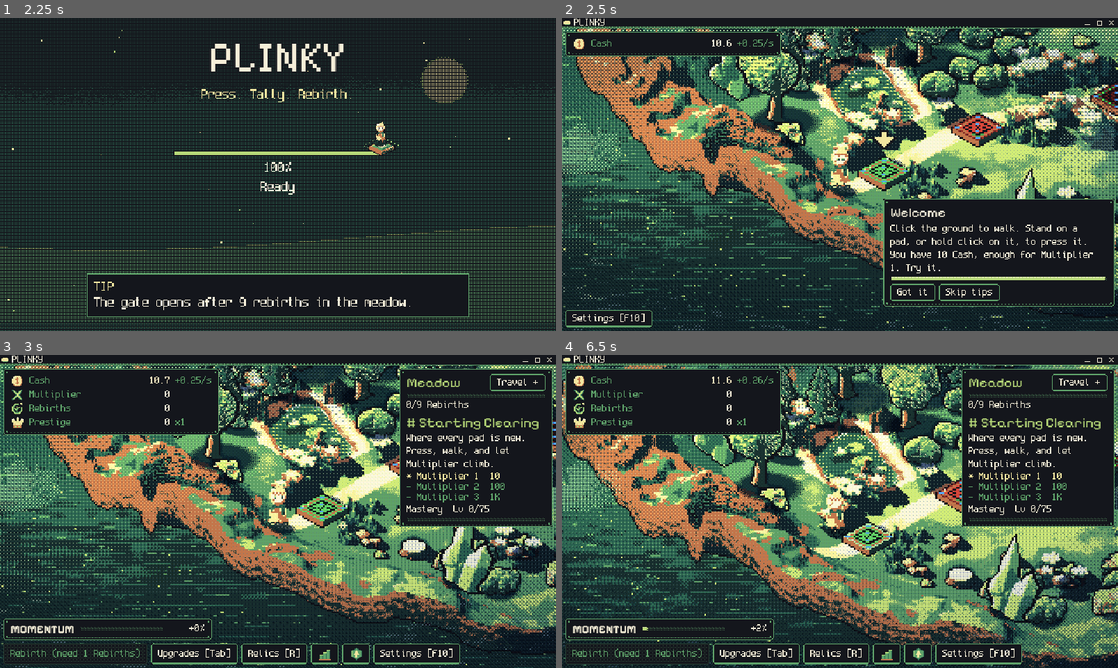
Above: before the commit, frames 1-4 (two rows, left to right).
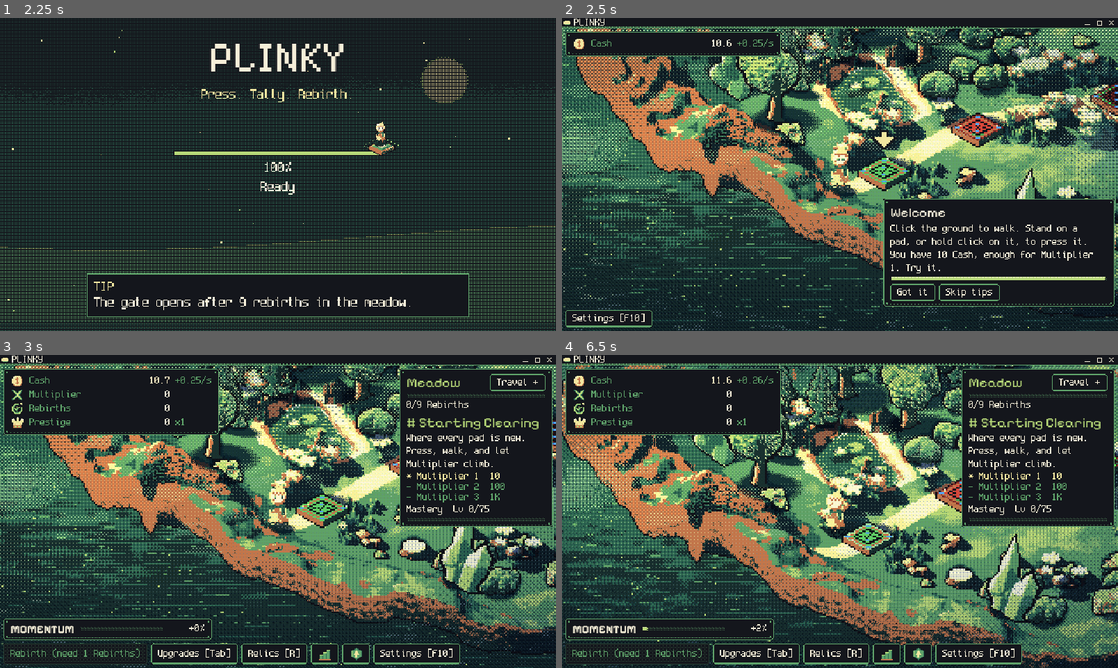
Above: after the commit, the same moments.

Repository: FreezingShock/Plinky
Game: Godot game, scene res://boot/boot.tscn
The game is run twice, just before and just after one commit, with the same random seed, the same clock (stepped at 60 frames per second) and the same inputs.
Inputs (mouse positions are in pixels of both pictures, inside the frame that each line leads up to):
- Up to frame 1 (2.25 s): tap Enter (ui_accept) at 0.5, 0.77, 1.07 s; move the mouse to (400, 158) at 0.52 s; hold D 0.53-1.25 s; tap Space at 0.6 s; click (400, 158) at 0.67 s; drag from (166, 190) to (250, 237) at 1.27 s; move the mouse to (333, 105) at 2.02 s; hold D from 2.03 s (still down); tap 2 at 2.1 s; click (333, 105) at 2.17 s
- Up to frame 2 (2.5 s): keep holding D
- Up to frame 3 (3 s): release D at 2.75 s; click "Skip tips" at 2.75 s
- Up to frame 4 (6.5 s): drag from (812, 574) to (673, 464) at 3.52 s; move the mouse to (1006, 558) at 4.27 s; hold A (plinky_left) 4.28-5 s; tap 1 at 4.35 s; click (1006, 558) at 4.42 s; tap Enter (ui_accept) at 4.52, 4.82 s; drag from (673, 464) to (756, 433) at 5.02 s; move the mouse to (867, 511) at 5.77 s; hold Escape (plinky_back) from 5.78 s (still down); tap 3 at 5.85 s; click (867, 511) at 5.92 s

Frame 1 is identical in both runs. In frame 2, 6.4% of the frame differs, in the area x 0-100%, y 3-100%; in frame 3, 5.0%; in frame 4, 7.4%.

Commit message:
Lighting stages 4 and 5: ground fog, real midnight and noon grade, PC pass fixes (#91)
* Lighting stage 1: full-frame light pass and stronger sky tuning

Co-Authored-By: Claude Sonnet 5.5 <noreply@anthropic.com>
Claude-Session: https://claude.ai/code/session_01Pmx9dTS6r51kioaAYdxq1L

* Lighting stage 3: genuinely dark night, wider light pools

Co-Authored-By: Claude Sonnet 5.5 <noreply@anthropic.com>
Claude-Session: https://claude.ai/code/session_01Pmx9dTS6r51kioaAYdxq1L

* Night: use a separate night_shade so the model stays smooth

Co-Authored-By: Claude Sonnet 5.5 <noreply@anthropic.com>
Claude-Session: https://claude.ai/code/session_01Pmx9dTS6r51kioaAYdxq1L

* Lighting stage 2a: ground G-buffer, per-texel relight with cast shadows, F6 debug view

Terrain materials are codes 100-109 and were excluded from the relight range, so the ground was never relit. Widen the range, ship the G-buffer, push strengths hard.

Co-Authored-By: Claude Sonnet 5.5 <noreply@anthropic.com>
Claude-Session: https://claude.ai/code/session_01Pmx9dTS6r51kioaAYdxq1L

* Ground shader: no return in fragment (debug views set COLOR at the end)

Co-Authored-By: Claude Sonnet 5.5 <noreply@anthropic.com>
Claude-Session: https://claude.ai/code/session_01Pmx9dTS6r51kioaAYdxq1L

* Pin vignette dither to the world; Larkmoor ground G-buffer and relight

Co-Authored-By: Claude Sonnet 5.5 <noreply@anthropic.com>
Claude-Session: https://claude.ai/code/session_01Pmx9dTS6r51kioaAYdxq1L

* Pads cast a sun-following shadow

Co-Authored-By: Claude Sonnet 5.5 <noreply@anthropic.com>
Claude-Session: https://claude.ai/code/session_01Pmx9dTS6r51kioaAYdxq1L

* Test: shadow count includes pads

Co-Authored-By: Claude Sonnet 5.5 <noreply@anthropic.com>
Claude-Session: https://claude.ai/code/session_01Pmx9dTS6r51kioaAYdxq1L

* Test: avoid pads name clash

Co-Authored-By: Claude Sonnet 5.5 <noreply@anthropic.com>
Claude-Session: https://claude.ai/code/session_01Pmx9dTS6r51kioaAYdxq1L

* Test: unique name for shadow pad count

Co-Authored-By: Claude Sonnet 5.5 <noreply@anthropic.com>
Claude-Session: https://claude.ai/code/session_01Pmx9dTS6r51kioaAYdxq1L

* Test: restore original pads variable

Co-Authored-By: Claude Sonnet 5.5 <noreply@anthropic.com>
Claude-Session: https://claude.ai/code/session_01Pmx9dTS6r51kioaAYdxq1L

* Lighting stages 4 and 5: drifting ground fog, real midnight and warm noon grade

Co-Authored-By: Claude Sonnet 5.5 <noreply@anthropic.com>
Claude-Session: https://claude.ai/code/session_01Pmx9dTS6r51kioaAYdxq1L

* Pad shadows stronger, tame noon exposure, exact vignette origin

Co-Authored-By: Claude Sonnet 5.5 <noreply@anthropic.com>
Claude-Session: https://claude.ai/code/session_01Pmx9dTS6r51kioaAYdxq1L

---------

Co-authored-by: Claude <noreply@anthropic.com>

Diff:
--- a/content/config/sky.tres
+++ b/content/config/sky.tres
@@ -4,11 +4,11 @@
 
 [sub_resource type="Gradient" id="g_tint"]
 offsets = PackedFloat32Array(0, 0.2, 0.27, 0.36, 0.5, 0.64, 0.73, 0.8, 1.0)
-colors = PackedColorArray(1, 1, 1, 1, 1, 1, 1, 1, 1.0, 0.72, 0.66, 1, 1.0, 0.92, 0.82, 1, 1.0, 1.0, 0.97, 1, 1.0, 0.93, 0.8, 1, 1.0, 0.66, 0.52, 1, 0.85, 0.6, 0.75, 1, 1, 1, 1, 1)
+colors = PackedColorArray(0.62, 0.7, 1, 1, 0.75, 0.7, 0.95, 1, 1.0, 0.72, 0.66, 1, 1.0, 0.92, 0.82, 1, 1.0, 0.98, 0.9, 1, 1.0, 0.93, 0.8, 1, 1.0, 0.66, 0.52, 1, 0.85, 0.6, 0.75, 1, 0.62, 0.7, 1, 1)
 
 [sub_resource type="Gradient" id="g_amt"]
 offsets = PackedFloat32Array(0, 0.2, 0.27, 0.36, 0.5, 0.64, 0.73, 0.8, 1.0)
-colors = PackedColorArray(0, 0, 0, 1, 0.1, 0.1, 0.1, 1, 0.85, 0.85, 0.85, 1, 0.3, 0.3, 0.3, 1, 0.2, 0.2, 0.2, 1, 0.6, 0.6, 0.6, 1, 0.8, 0.8, 0.8, 1, 0.7, 0.7, 0.7, 1, 0, 0, 0, 1)
+colors = PackedColorArray(0.6, 0.6, 0.6, 1, 0.5, 0.5, 0.5, 1, 0.85, 0.85, 0.85, 1, 0.3, 0.3, 0.3, 1, 0.15, 0.15, 0.15, 1, 0.6, 0.6, 0.6, 1, 0.8, 0.8, 0.8, 1, 0.7, 0.7, 0.7, 1, 0.6, 0.6, 0.6, 1)
 
 [sub_resource type="Gradient" id="g_haze"]
 offsets = PackedFloat32Array(0, 0.2, 0.27, 0.36, 0.5, 0.64, 0.73, 0.8, 1.0)
@@ -59,9 +59,10 @@
 mist_drift_seconds = 90.0
 light_side = 0.6
 light_split = 0.55
-light_lift = 0.22
+light_lift = 0.12
 night_shade = 0.97
 ground_relight = 2.2
 ground_shadow = 1.2
 ground_ao = 0.5
 ground_fog = 0.45
+fog_ground = 0.8
--- a/data/sky_config.gd
+++ b/data/sky_config.gd
@@ -79,7 +79,9 @@
 ## Highlight-warm / shadow-cool split by luminance, 0..1.
 @export var light_split: float = 0.55
 ## How much brighter a lit texel gets, 0..1.
-@export var light_lift: float = 0.22
+@export var light_lift: float = 0.12
+## Drifting fog over the land (ground_fog.gdshader), 0..1. Scaled by the mist curve: thickest at dawn and dusk and in rain.
+@export var fog_ground: float = 0.8
 ## Horizon haze density over the far mountains, 0..1.
 @export var haze_strength: float = 0.6
 ## Drifting mist over the water, 0..1.
--- /dev/null
+++ b/render/shaders/ground_fog.gdshader
@@ -0,0 +1,45 @@
+shader_type canvas_item;
+// Drifting ground fog over the land. Two slow bands of streaky noise slide sideways at different speeds, thicker
+// toward the top (far) of the frame. A texel takes the fog colour when the density beats the 4x4 Bayer matrix in
+// WORLD texels (wpos), so the dots move with the ground, never with the screen.
+uniform vec3 fog_col : source_color = vec3(0.72, 0.86, 0.72);
+uniform float amount = 0.0;      // 0..1, scaled by time of day and weather in SkyCycle
+uniform float drift = 0.0;       // integer texels the fog has drifted
+uniform float top_y = -60.0;     // world y of the far edge of the frame
+uniform float span_y = 420.0;    // world height the fog gradient covers
+
+const int BAYER[16] = int[16](0, 8, 2, 10, 12, 4, 14, 6, 3, 11, 1, 9, 15, 7, 13, 5);
+varying vec2 wpos;
+
+float bayer4(ivec2 p) {
+	ivec2 q = p & ivec2(3);
+	return (float(BAYER[q.y * 4 + q.x]) + 0.5) / 16.0;
+}
+
+float hash(vec2 p) {
+	return fract(sin(dot(p, vec2(12.9898, 78.233))) * 43758.5453);
+}
+
+float vnoise(vec2 p) {
+	vec2 i = floor(p);
+	vec2 f = fract(p);
+	f = f * f * (3.0 - 2.0 * f);
+	return mix(mix(hash(i), hash(i + vec2(1.0, 0.0)), f.x), mix(hash(i + vec2(0.0, 1.0)), hash(i + vec2(1.0, 1.0)), f.x), f.y);
+}
+
+void vertex() {
+	wpos = (MODEL_MATRIX * vec4(VERTEX, 0.0, 1.0)).xy;
+}
+
+void fragment() {
+	ivec2 t = ivec2(floor(wpos));
+	vec2 p = vec2(t) + 0.5;
+	float far_k = 1.0 - clamp((p.y - top_y) / span_y, 0.0, 1.0);
+	float n = vnoise(vec2((p.x - drift) * 0.018, p.y * 0.07)) * 0.6 + vnoise(vec2((p.x - drift * 1.8) * 0.045 + 11.0, p.y * 0.16)) * 0.4;
+	float dens = amount * smoothstep(0.32, 0.78, n) * (0.35 + 0.65 * far_k);
+	if (dens > bayer4(t) * 0.6 + 0.04) {
+		COLOR = vec4(fog_col, 0.55);
+	} else {
+		COLOR = vec4(0.0);
+	}
+}
--- a/render/shaders/light_grade.gdshader
+++ b/render/shaders/light_grade.gdshader
@@ -42,7 +42,7 @@
 		c *= shade_col;
 	}
 	// luminance split on the offset half of the matrix, so the two patterns interleave
-	float hi = smoothstep(0.50, 0.85, lum) * split_amount;
+	float hi = smoothstep(0.66, 0.95, lum) * split_amount;
 	float lo = (1.0 - smoothstep(0.12, 0.45, lum)) * split_amount;
 	if (thr2 < hi) {
 		c = c * (1.0 + lift * 0.6) * mix(vec3(1.0), light_col * 1.2, 0.7);
--- a/world/larkmoor_scene.gd
+++ b/world/larkmoor_scene.gd
@@ -117,7 +117,7 @@
 				_sky.add_light(Vector2(a.sx, a.sy), cfg.pool_gate_radius, 0.8)
 			"pad":
 				_sky.add_light(Vector2(a.sx, a.sy), cfg.pool_pad_radius, 0.45)
-				_shadows.add_blob(Vector2(a.sx, a.sy), 22.0, 9.0)
+				_shadows.add_blob(Vector2(a.sx, a.sy), 26.0, 18.0)
 	_sky.add_light(Vector2.ZERO, cfg.pool_walker_radius, 0.7, &"walker")
 
 
--- a/world/meadow3d_scene.gd
+++ b/world/meadow3d_scene.gd
@@ -8,7 +8,7 @@
 
 ## Prop kinds that sway in the wind (world/sky_cycle.gd). Rocks and crystals stay put.
 ## Cast shadow of a pad slab: width in texels and the height it stretches from (the slab is about 3 texels thick).
-const PAD_SHADOW: Vector2 = Vector2(22.0, 9.0)
+const PAD_SHADOW: Vector2 = Vector2(26.0, 18.0)
 const SWAY_KINDS: PackedStringArray = ["oak", "pine", "bush"]
 
 var _data: Dictionary = {}
--- a/world/screen_light.gd
+++ b/world/screen_light.gd
@@ -31,8 +31,9 @@
 	if world_ref != null and is_instance_valid(world_ref):
 		var xf: Transform2D = world_ref.get_global_transform_with_canvas()
 		var sc: float = maxf(xf.x.length(), 0.001)
-		# snap to whole texels so the pattern steps with the camera and never shimmers
-		_mat.set_shader_parameter("w_origin", Vector2(roundf(xf.origin.x), roundf(xf.origin.y)))
+		# exact origin: rounding it to whole screen pixels slipped the pattern against the ground when the camera
+		# offset is fractional (Larkmoor at zoom 3), so the shader floors in world texels instead
+		_mat.set_shader_parameter("w_origin", xf.origin)
 		_mat.set_shader_parameter("w_scale", sc)
 
 
--- a/world/sky_cycle.gd
+++ b/world/sky_cycle.gd
@@ -14,6 +14,7 @@
 const HAZE_SHADER: Shader = preload("res://render/shaders/sky_haze.gdshader")
 const RAYS_SHADER: Shader = preload("res://render/shaders/god_rays.gdshader")
 const GROUND_SHADER: Shader = preload("res://render/shaders/ground_light.gdshader")
+const FOG_SHADER: Shader = preload("res://render/shaders/ground_fog.gdshader")
 const LIGHT_SHADER: Shader = preload("res://render/shaders/light_grade.gdshader")
 const MAX_LIGHTS: int = 24
 const AREA: Rect2 = Rect2(-110.0, -70.0, 860.0, 500.0)   # covers the 840x480 bleed at (-100, -60) plus margin
@@ -47,6 +48,8 @@
 var _lights: Array[Dictionary] = []     # {pos, radius, strength, kind}
 var _walker: Node2D
 var _shade_mat: ShaderMaterial
+var _fog_mat: ShaderMaterial          # drifting ground fog (ground_fog.gdshader)
+var _fog_rect: ColorRect
 var _light_mat: ShaderMaterial          # full-frame light pass (light_grade.gdshader)
 var _config: SkyConfig
 var _t: float = 0.0
@@ -94,6 +97,19 @@
 	rays.material = _rays_mat
 	_rays_rect = rays
 	add_child(rays)
+	var fog := ColorRect.new()
+	fog.name = "GroundFog"
+	fog.position = area.position
+	fog.size = area.size
+	fog.mouse_filter = Control.MOUSE_FILTER_IGNORE
+	_fog_mat = ShaderMaterial.new()
+	_fog_mat.shader = FOG_SHADER
+	_fog_mat.set_shader_parameter("top_y", area.position.y)
+	_fog_mat.set_shader_parameter("span_y", area.size.y)
+	fog.material = _fog_mat
+	_fog_rect = fog
+	fog.visible = atmosphere
+	add_child(fog)
 	var shade := ColorRect.new()
 	shade.name = "Shade"
 	shade.position = area.position
@@ -324,7 +340,7 @@
 		var fog_col: Color = _config.haze_color.sample(ramp) if _config.haze_color != null else Color(0.62, 0.82, 0.7)
 		for gm: ShaderMaterial in _ground_mats:
 			gm.set_shader_parameter("sun_px", sun_px)
-			gm.set_shader_parameter("relight", _config.ground_relight * (1.0 - 0.5 * night_k))
+			gm.set_shader_parameter("relight", _config.ground_relight * (0.55 + 0.45 * low_sun_k) * (1.0 - 0.5 * night_k))   # eased at high sun so noon grass keeps its detail
 			gm.set_shader_parameter("shadow_amt", shadow_k * (0.5 + 0.5 * low_sun_k))
 			gm.set_shader_parameter("shadow_slope", lerpf(2.4, 1.0, clampf(low_sun_k + 0.35, 0.0, 1.0)))
 			gm.set_shader_parameter("shadow_reach", lerpf(1.6, 3.4, low_sun_k))
@@ -344,6 +360,12 @@
 	_haze_mat.set_shader_parameter("mist", _config.mist_strength * model.mist(mt, rain01))
 	var drift: float = 0.0 if calm else floorf(mt / maxf(_config.mist_drift_seconds, 1.0) * 860.0)
 	_haze_mat.set_shader_parameter("drift", drift)
+	# ground fog: thickest at dawn and dusk, heavier in rain, drifting sideways; world-anchored dither
+	var fog_amt: float = _config.fog_ground * model.mist(mt, rain01) * (1.0 - 0.5 * clampf(model.night(mt) / maxf(model.night_strength, 0.001), 0.0, 1.0))
+	_fog_rect.visible = atmosphere and fog_amt > 0.01
+	_fog_mat.set_shader_parameter("amount", fog_amt)
+	_fog_mat.set_shader_parameter("fog_col", haze_col)
+	_fog_mat.set_shader_parameter("drift", 0.0 if calm else floorf(mt / maxf(_config.mist_drift_seconds, 1.0) * 520.0))
 	# god rays: sun point sits above the frame on the side the sun is on
 	var ray_amt: float = _config.ray_strength * model.rays(mt, rain01)
 	# The rays are only lit at dawn and dusk. Skip the full-area atan and sin pass the rest of the day.
Not shown, changed: docs/decisions.md
